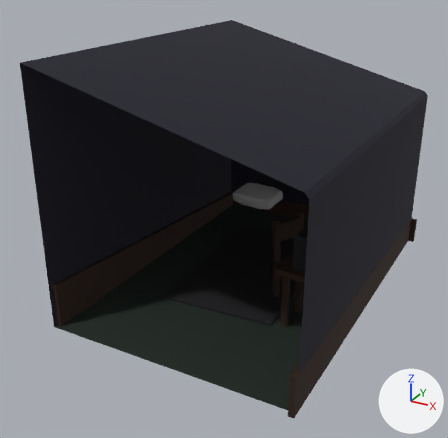
A saved change to the COLLADA model Characters/Cain/Cain_room.dae.
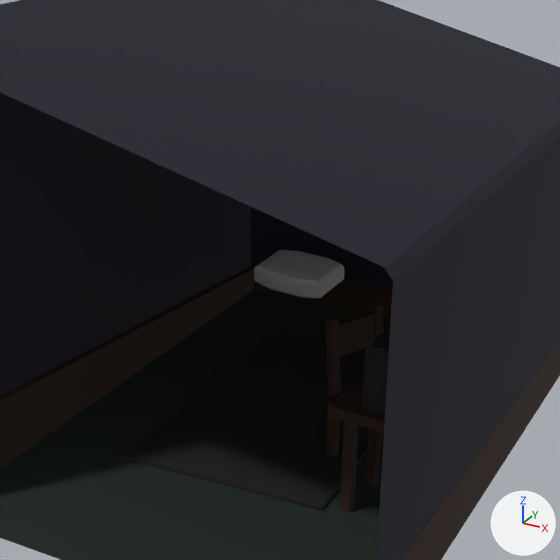
Old and new are each drawn whole from a 50 mm camera at (0.0729, -0.152, 0.096) aimed at (-0.0054, -0.0095, 0.0248) and again close up on the part from 21% to 90% of the width and 10% to 81% of the height. The lights are fixed; the arrows at lower right show +X, +Y and +Z. Where no turn or scale is listed for an object, it has been applied to the vertices.
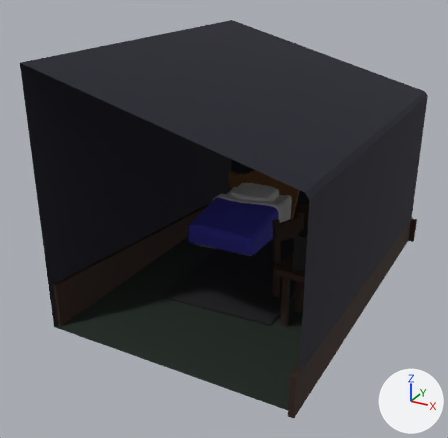
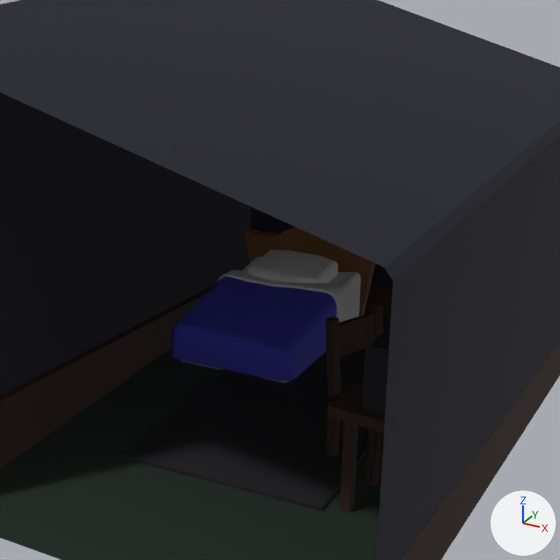
Location of each change, [x1, y1, x2, y2] in pixels of the close-ups (560 x 560 px):
'pCube13', moved, rescaled (not visible before)
    after: [171, 226, 375, 383]
'pCube15', moved, turned
    before: [254, 250, 344, 299]
    after: [248, 250, 338, 284]

Edits to the bpy script that builds the scene:
```text
Change ob_pcube13:
    ob_pcube13.location: (0.0224, 0.03, -0.0089) -> (-0.0177, 0.0274, -0.011)
    ob_pcube13.scale: (1.0, 1.0, 1.0) -> (1.26, 1.26, 1.26)
Change ob_pcube15:
    ob_pcube15.location: (-0.017, 0.0369, 0.0136) -> (-0.0184, 0.0369, 0.0136)
    ob_pcube15.rotation_euler: (0.103, 0.0, -0.104) -> (0.102, -0.00999, -0.00658)  # degrees (5.9, 0, -6) -> degrees (5.8, -0.6, -0.4)
```
